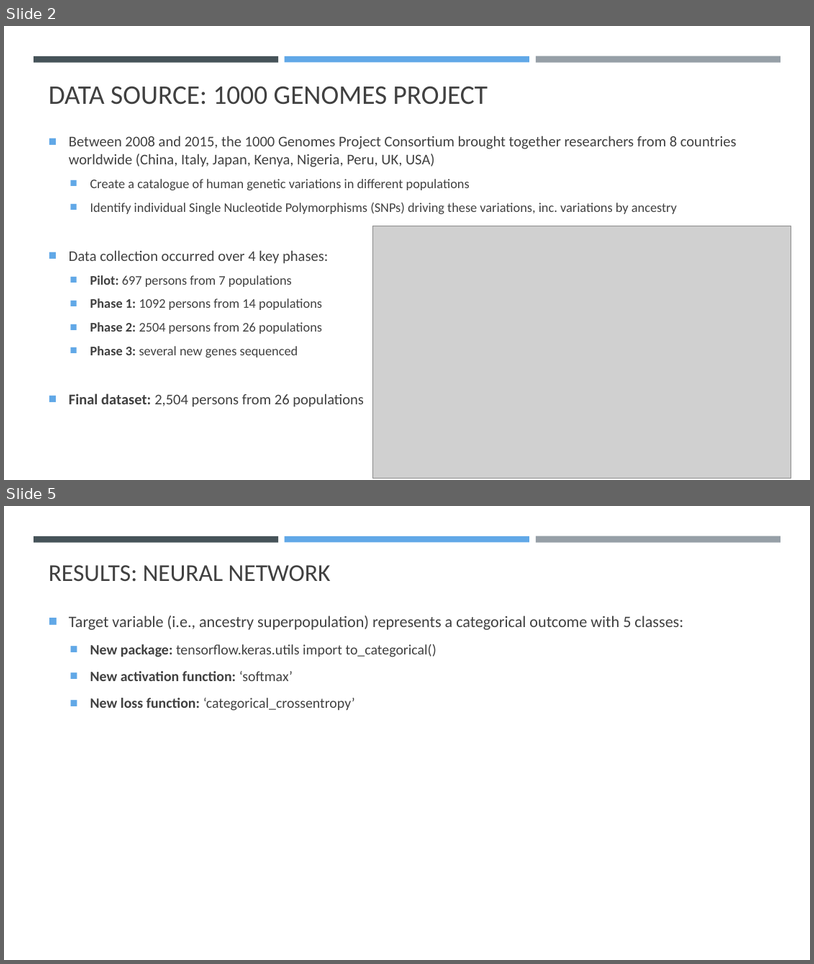
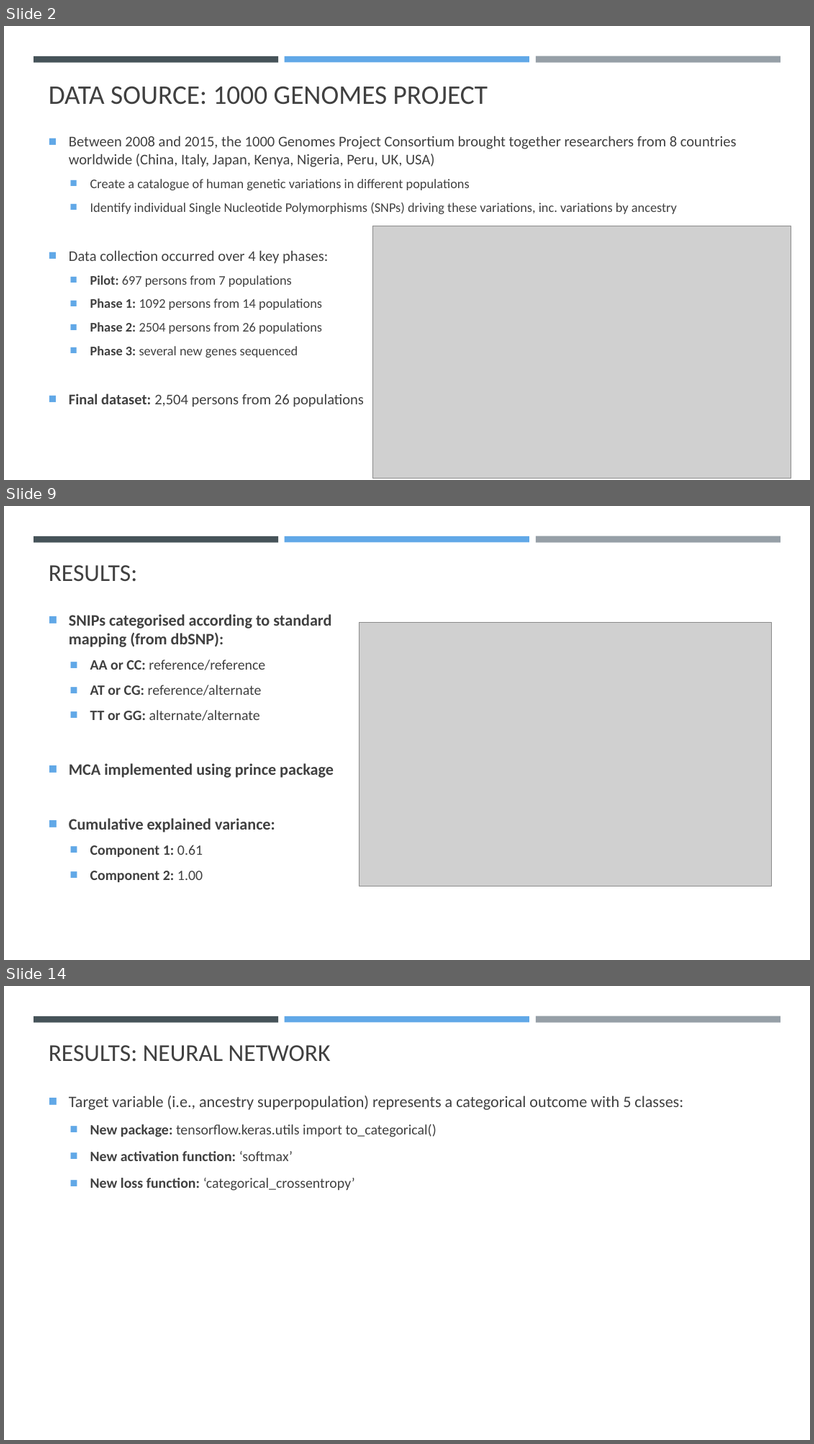
Before and after one commit to K-G-Witt/project4-team1, a slide deck: 1000genomes_Presentation.pptx. Shown one above the other, each under a label of ours: slides 2 and 5 before the commit, slides 2, 9 and 14 after it; the slides between them are not shown. The pictures are 814x964 and 814x1444 pixels, drawn with LibreOffice and Linux fonts; fonts in the diff are those of the drawing; grey boxes stand for pictures. Boxes give left, top, right and bottom in pixels: in the first picture for what was removed or moved away, otherwise in the second. Text is boxed around its words. In the diff, an @@ line names an element or a change of style, - is before the commit and + after.

```diff
--- a/1000genomes_Presentation.pptx
+++ b/1000genomes_Presentation.pptx
@@ slide 9 added at (x1=4, y1=506, x2=810, y2=960), background #FFFFFF; not listed: 3 template elements that a slide beside it also shows @@
@@ title added at (x1=49, y1=565, x2=137, y2=582), 28.8 pt, text #404040 @@
+RESULTS:
@@ text added at (x1=69, y1=614, x2=334, y2=882), 19 pt, text #404040, bold @@
+■ SNIPs categorised according to standard mapping (from dbSNP):
+  ■ AA or CC: reference/reference
+  ■ AT or CG: reference/alternate
+  ■ TT or GG: alternate/alternate
+■ MCA implemented using prince package
+■ Cumulative explained variance:
+  ■ Component 1: 0.61
+  ■ Component 2: 1.00
@@ picture added at (x1=360, y1=623, x2=772, y2=886) @@
@@ what was slide 5 is now slide 14 @@
```
Also in this commit, not shown: 1 slide changed, 9 other slides added, 1 slide removed.
